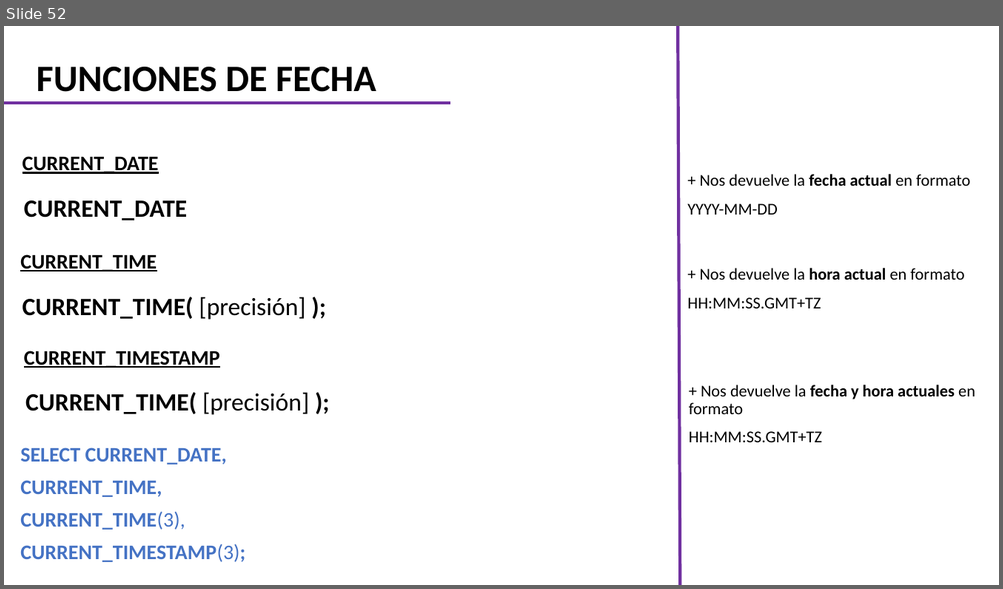
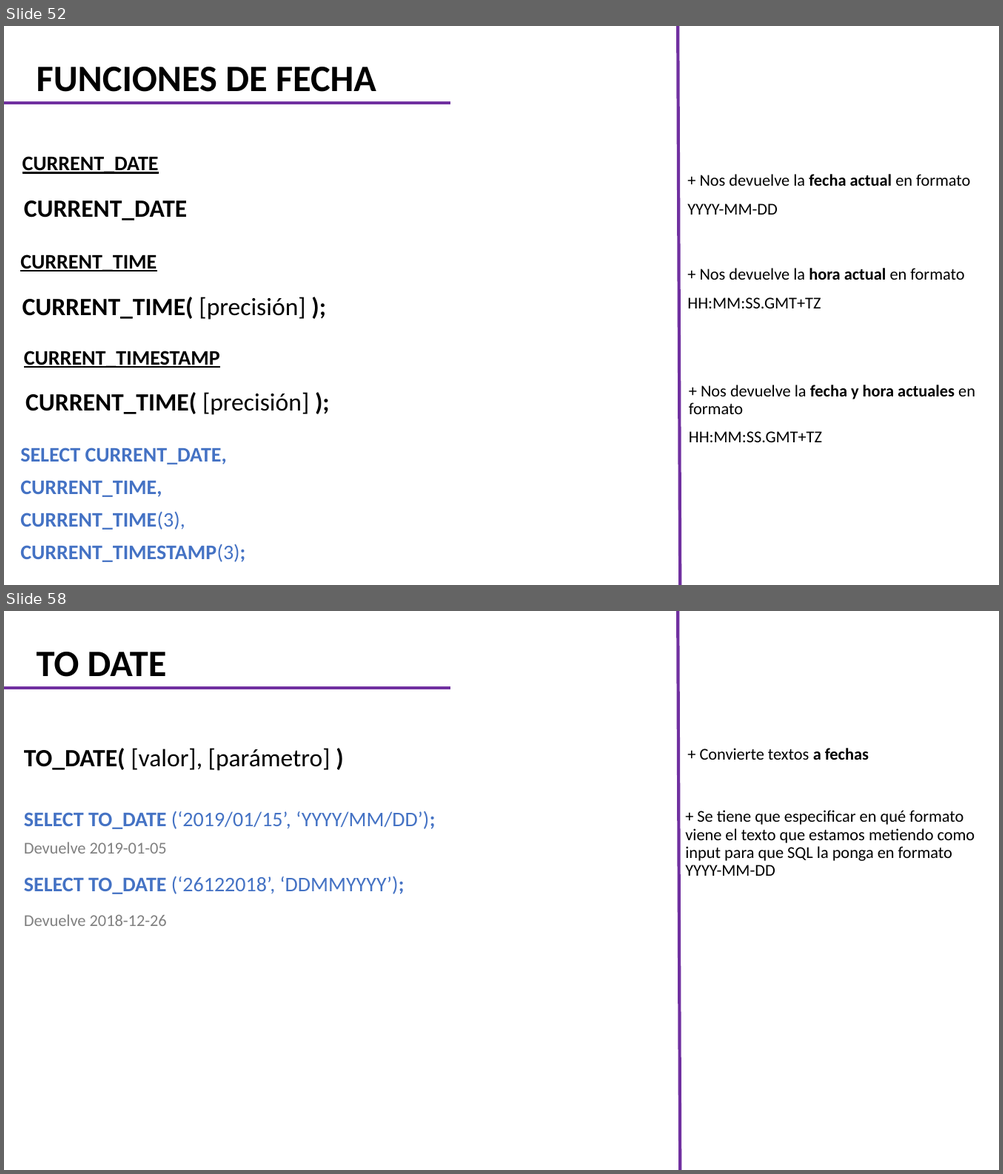
Before and after one commit to CarlosCamposs/Curso-AABD_SQL, a slide deck: Curso AABD-SQL (Notas).pptx. Shown one above the other, each under a label of ours: slide 52 before the commit, slides 52 and 58 after it; the slides between them are not shown. The pictures are 1003x589 and 1003x1174 pixels, drawn with LibreOffice and Linux fonts; fonts in the diff are those of the drawing. Boxes give left, top, right and bottom in pixels: in the first picture for what was removed or moved away, otherwise in the second. Text is boxed around its words. In the diff, an @@ line names an element or a change of style, - is before the commit and + after.

```diff
--- a/Curso AABD-SQL (Notas).pptx
+++ b/Curso AABD-SQL (Notas).pptx
@@ slide 58 added at (4, 611, 999, 1170), background #FFFFFF @@
@@ line added from (680, 1170) to (677, 611), #7030A0 3 pt @@
@@ title added at (37, 652, 167, 677), 36 pt, text #000000, bold @@
+TO DATE
@@ line added from (4, 689) to (450, 689), #7030A0 3 pt @@
@@ subtitle added at (24, 748, 330, 771), 24 pt, text #000000 @@
+TO_DATE( [valor], [parámetro] )
@@ text added at (700, 748, 868, 760), 16 pt, text #000000 @@
++ Convierte textos a fechas
@@ text added at (685, 810, 975, 876), 16 pt, text #000000 @@
++ Se tiene que especificar en qué formato viene el texto que estamos metiendo como input para que SQL la ponga en formato YYYY-MM-DD
@@ text added at (24, 811, 435, 829), 20 pt, text #4472C4 @@
+SELECT TO_DATE (‘2019/01/15’, ‘YYYY/MM/DD’);
@@ text added at (24, 842, 167, 854), 16 pt, text #808080 @@
+Devuelve 2019-01-05
@@ text added at (24, 876, 404, 894), 20 pt, text #4472C4 @@
+SELECT TO_DATE (‘26122018’, ‘DDMMYYYY’);
@@ text added at (24, 914, 167, 926), 16 pt, text #808080 @@
+Devuelve 2018-12-26
```
Also in this commit, not shown: 2 slides changed, 5 other slides added.
